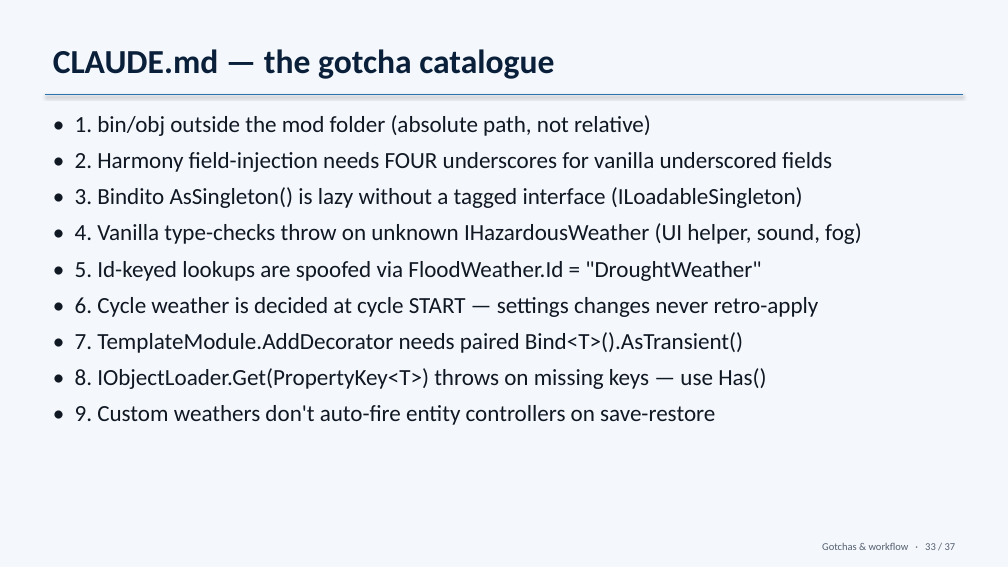
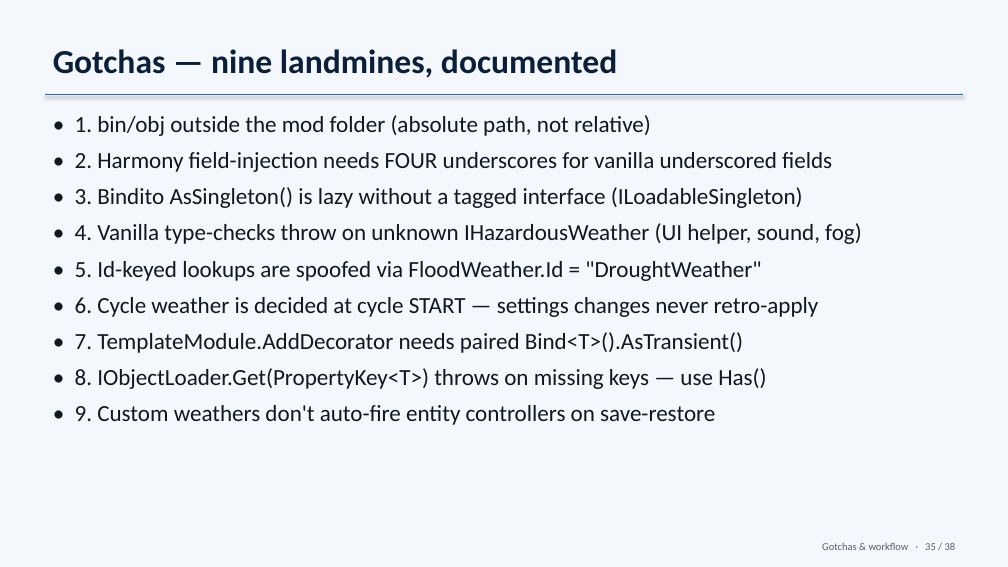
Before and after one commit to Spycho/timberborn-flood-mod, a slide deck: slide 35 of talk/timberborn-talk.pptx (slide 33 before the commit). Drawn at 1008x567 pixels with LibreOffice and Linux fonts; fonts in the diff are those of the drawing. Boxes give left, top, right and bottom in pixels: in the first picture for what was removed or moved away, otherwise in the second. Text is boxed around its words. In the diff, an @@ line names an element or a change of style, - is before the commit and + after.

```diff
--- a/talk/timberborn-talk.pptx
+++ b/talk/timberborn-talk.pptx
@@ text at (x1=53, y1=49, x2=617, y2=78): text changed @@
-CLAUDE.md — the gotcha catalogue
+Gotchas — nine landmines, documented
@@ text at (x1=822, y1=543, x2=956, y2=550): text changed @@
-Gotchas & workflow · 33 / 37
+Gotchas & workflow · 35 / 38
```
Also in this commit, not shown: 32 other slides changed, 3 slides added, 2 slides removed, 2 other files.
